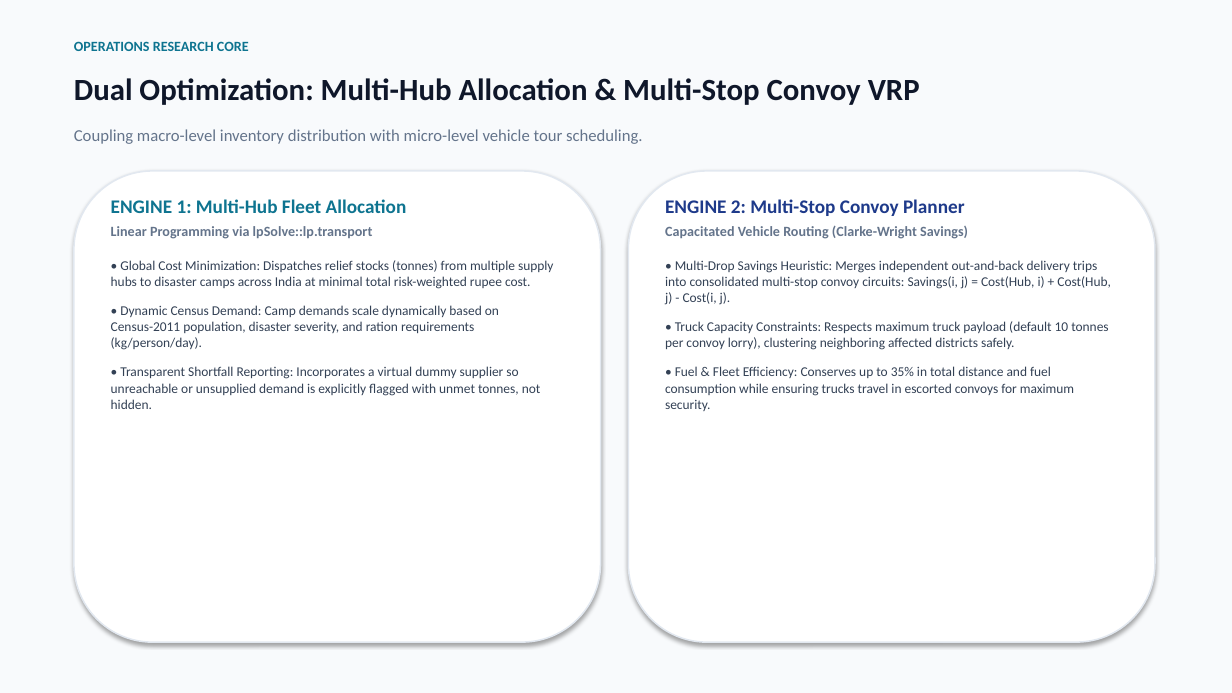
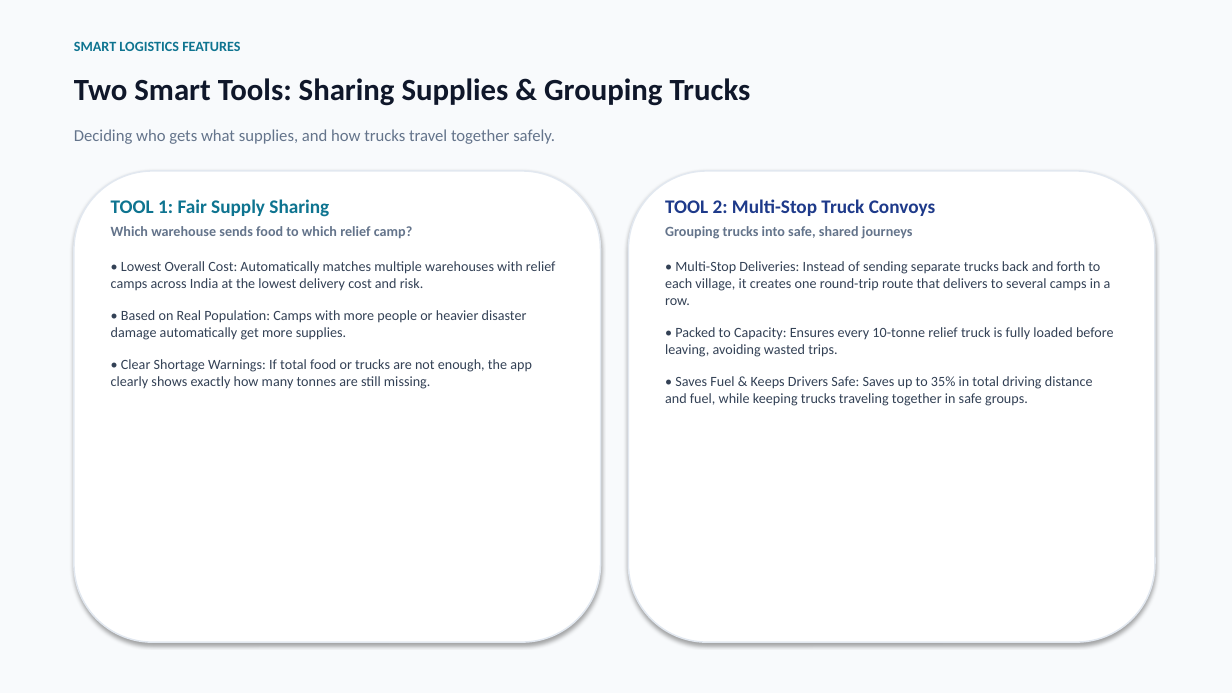
Before and after one commit to nisargad1/ReliefRoute-India, a slide deck: slide 5 of docs/ReliefRoute_India_Presentation.pptx. Drawn at 1232x693 pixels with LibreOffice and Linux fonts; fonts in the diff are those of the drawing. Boxes give left, top, right and bottom in pixels: in the first picture for what was removed or moved away, otherwise in the second. Text is boxed around its words. In the diff, an @@ line names an element or a change of style, - is before the commit and + after.

Commit message:
docs: simplify presentation wording for easy reading and defense

```diff
--- a/docs/ReliefRoute_India_Presentation.pptx
+++ b/docs/ReliefRoute_India_Presentation.pptx
@@ text at [74,41,240,51]: text changed @@
-OPERATIONS RESEARCH CORE
+SMART LOGISTICS FEATURES
@@ text at [74,78,751,106]: text changed @@
-Dual Optimization: Multi-Hub Allocation & Multi-Stop Convoy VRP
+Two Smart Tools: Sharing Supplies & Grouping Trucks
@@ text at [74,129,555,144]: text changed @@
-Coupling macro-level inventory distribution with micro-level vehicle tour scheduling.
+Deciding who gets what supplies, and how trucks travel together safely.
@@ text at [111,199,556,389]: text changed; size 10.5 to 11 pt @@
-ENGINE 1: Multi-Hub Fleet Allocation
-Linear Programming via lpSolve::lp.transport
-• Global Cost Minimization: Dispatches relief stocks (tonnes) from multiple supply hubs to disaster camps across India at minimal total risk-weighted rupee cost.
-• Dynamic Census Demand: Camp demands scale dynamically based on Census-2011 population, disaster severity, and ration requirements (kg/person/day).
-• Transparent Shortfall Reporting: Incorporates a virtual dummy supplier so unreachable or unsupplied demand is explicitly flagged with unmet tonnes, not hidden.
+TOOL 1: Fair Supply Sharing
+Which warehouse sends food to which relief camp?
+• Lowest Overall Cost: Automatically matches multiple warehouses with relief camps across India at the lowest delivery cost and risk.
+• Based on Real Population: Camps with more people or heavier disaster damage automatically get more supplies.
+• Clear Shortage Warnings: If total food or trucks are not enough, the app clearly shows exactly how many tonnes are still missing.
@@ text at [665,199,1114,406]: text changed; size 10.5 to 11 pt @@
-ENGINE 2: Multi-Stop Convoy Planner
-Capacitated Vehicle Routing (Clarke-Wright Savings)
-• Multi-Drop Savings Heuristic: Merges independent out-and-back delivery trips into consolidated multi-stop convoy circuits: Savings(i, j) = Cost(Hub, i) + Cost(Hub, j) - Cost(i, j).
-• Truck Capacity Constraints: Respects maximum truck payload (default 10 tonnes per convoy lorry), clustering neighboring affected districts safely.
-• Fuel & Fleet Efficiency: Conserves up to 35% in total distance and fuel consumption while ensuring trucks travel in escorted convoys for maximum security.
+TOOL 2: Multi-Stop Truck Convoys
+Grouping trucks into safe, shared journeys
+• Multi-Stop Deliveries: Instead of sending separate trucks back and forth to each village, it creates one round-trip route that delivers to several camps in a row.
+• Packed to Capacity: Ensures every 10-tonne relief truck is fully loaded before leaving, avoiding wasted trips.
+• Saves Fuel & Keeps Drivers Safe: Saves up to 35% in total driving distance and fuel, while keeping trucks traveling together in safe groups.
```
Also in this commit, not shown: 10 other slides changed, 1 other file.
